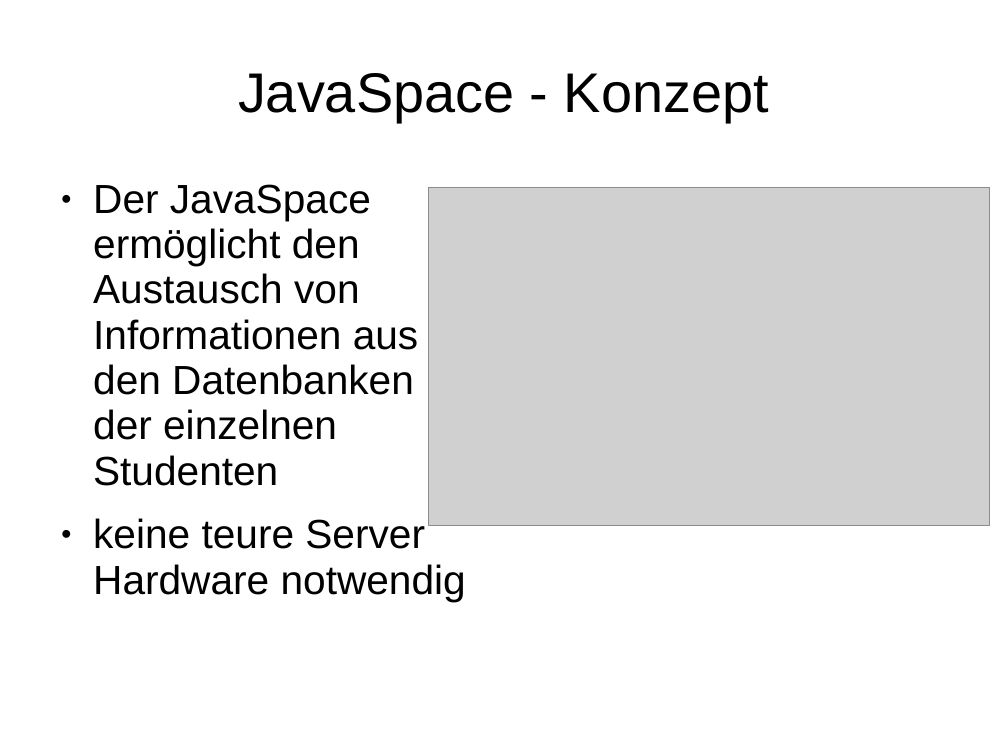
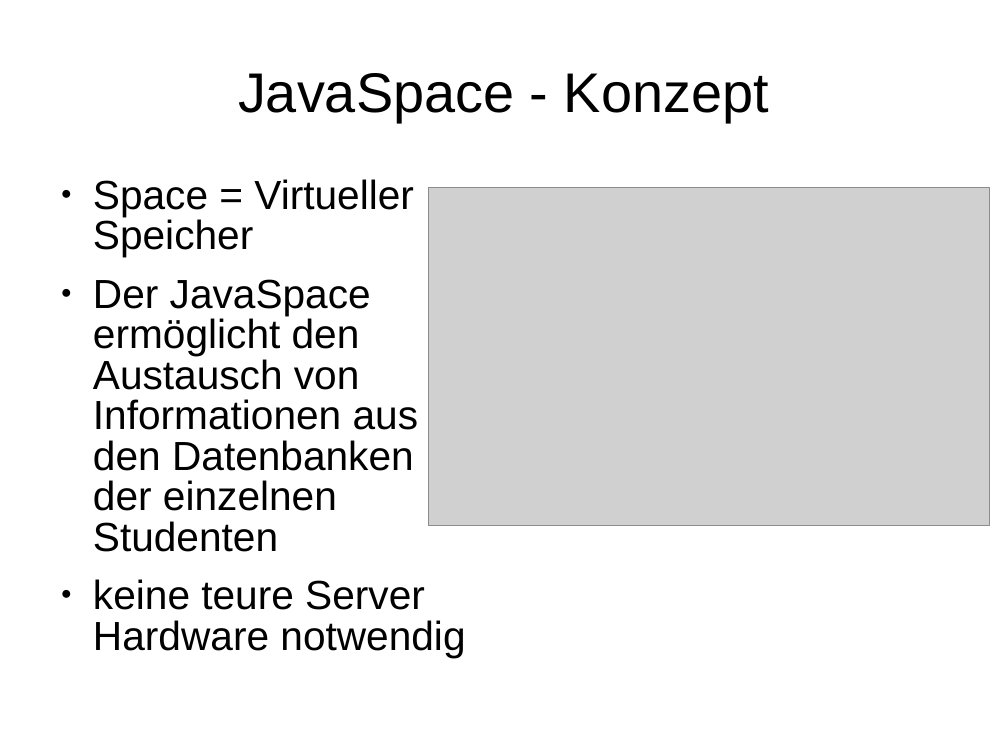
Before and after one commit to BackupTheBerlios/autopsi-svn, a slide deck: slide 12 of trunk/org/mr2/präsentation.ppt. Drawn at 1008x756 pixels with LibreOffice and Linux fonts; fonts in the diff are those of the drawing; grey boxes stand for pictures; background and template pictures are left out. Boxes give left, top, right and bottom in pixels: in the first picture for what was removed or moved away, otherwise in the second. Text is boxed around its words. In the diff, an @@ line names an element or a change of style, - is before the commit and + after.

```diff
--- a/trunk/org/mr2/präsentation.ppt
+++ b/trunk/org/mr2/präsentation.ppt
@@ text at (93, 179, 414, 257): paragraph added @@
+● Space = Virtueller Speicher
@@ text at (93, 279, 465, 658): line spacing 0.93 to 0.83 @@
```
